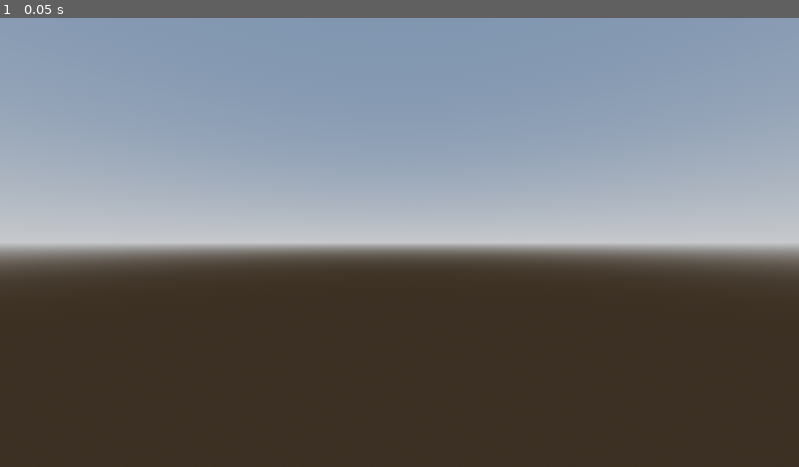
Above: before the commit, frame 1.
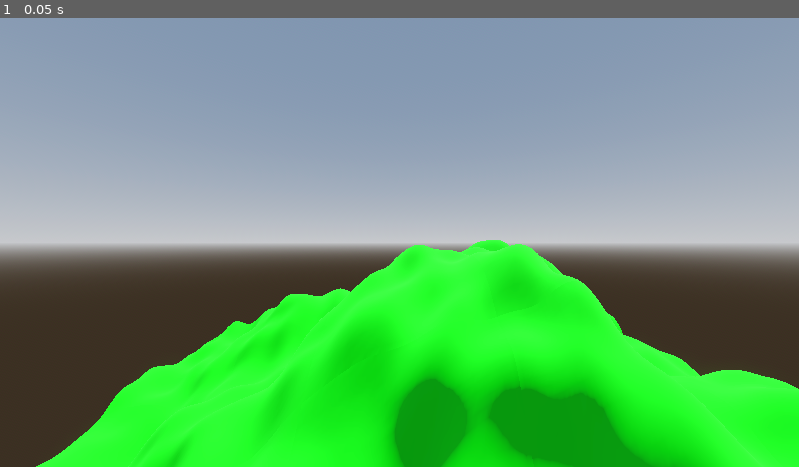
Above: after the commit, the same moment.

Repository: john-prutton/the-harvesting
Game: Godot game, scene res://scenes/world/world.tscn
Two runs of this game, one before a commit and one after it. Both use one fixed random seed, a clock stepped at 60 frames per second and the inputs below.
Inputs:
- Up to frame 1 (0.05 s): no input

The runs differ from the first frame. In frame 1, 30% of the frame differs, in the area x 4-100%, y 49-100%.

Commit message:
feat: implement tiled chunks

Diff:
--- a/scenes/world/assets/map/assets/chunk/chunk.tscn
+++ b/scenes/world/assets/map/assets/chunk/chunk.tscn
@@ -1,11 +1,14 @@
-[gd_scene load_steps=2 format=3 uid="uid://v5fl1im5p4lo"]
+[gd_scene load_steps=3 format=3 uid="uid://v5fl1im5p4lo"]
 
 [ext_resource type="Script" path="res://scenes/world/assets/map/assets/chunk/controller.gd" id="1_drei2"]
 
+[sub_resource type="StandardMaterial3D" id="StandardMaterial3D_v86ep"]
+albedo_color = Color(0.0431373, 0.85098, 0, 1)
+
 [node name="Chunk" type="Node3D"]
-transform = Transform3D(1, 0, 0, 0, 1, 0, 0, 0, 1, 0, 2.22678, 7.11549)
 script = ExtResource("1_drei2")
 
 [node name="MeshInstance3D" type="MeshInstance3D" parent="."]
+material_override = SubResource("StandardMaterial3D_v86ep")
 
 [node name="CollisionShape3D" type="CollisionShape3D" parent="."]
--- a/scenes/world/assets/map/controller.gd
+++ b/scenes/world/assets/map/controller.gd
@@ -1,52 +1,64 @@
 @tool
 extends Node3D
-
-@onready var children: Array[Chunk] = [$Chunk]
 
 const VERTEX_GAP: float = 1.0
 const VERTEX_COUNT: int = 50
 
-const CHUNK_SIZE: int = VERTEX_COUNT * VERTEX_GAP
+const CHUNK_SIZE: int = int(VERTEX_COUNT * VERTEX_GAP)
 const CHUNK_RADIUS: int = CHUNK_SIZE / 2
+const CHUNK_PREFAB := preload("res://scenes/world/assets/map/assets/chunk/chunk.tscn")
+var chunks: Array[Chunk] = []
+@onready var chunk_parent := $Chunks
 
-const NOISE_SCALE: float = 0.5
+const NOISE_SCALE: float = 0.3
 const NOISE_AMPLITUDE: float = 100
-
+const NOISE_OFFSET := 100000 * Vector3(1, 0, 1)
 var noise := FastNoiseLite.new()
 var surface_tool := SurfaceTool.new()
 
+const MAP_SIZE := 250
 
 func _ready():
-	children.all(_generate_chunk)
+	var offset = CHUNK_RADIUS * Vector3(1, 0, 1)
 
-func _generate_chunk(chunk: Chunk):
-	print("Generating mesh at: " + str(chunk.position))
-	var offset_noise := 10000 * Vector3.ONE
-	var array_mesh := _generate_mesh(chunk.global_position)
+	for x in range(-MAP_SIZE/2, MAP_SIZE/2, CHUNK_SIZE):
+		for z in range(-MAP_SIZE/2, MAP_SIZE/2, CHUNK_SIZE):
+			_generate_chunk(Vector3(x, 0, z) + offset)
 
+func _generate_chunk(_position: Vector3):
+	# spawn chunk & add to scene
+	var chunk := CHUNK_PREFAB.instantiate()
+	chunks.append(chunk)
+	chunk_parent.add_child(chunk)
+
+	# move into position
+	chunk.position = _position
+
+	# generate mesh
+	var array_mesh := _generate_mesh(_position)
 	chunk.set_mesh(array_mesh)
 
 func _generate_mesh(center: Vector3) -> ArrayMesh:
 	surface_tool.begin(Mesh.PRIMITIVE_TRIANGLES)
 
-	for z in VERTEX_COUNT:
-		for x in VERTEX_COUNT:
+	for x in range(VERTEX_COUNT+1):
+		for z in range(VERTEX_COUNT+1):
 			# set uv
 			var vertex_uv := Vector2(
-				float(x)/VERTEX_COUNT,
-				float(z)/VERTEX_COUNT
+				float(x)/(VERTEX_COUNT),
+				float(z)/(VERTEX_COUNT)
 			)
 			surface_tool.set_uv(vertex_uv)
 
 			# set vertex point
-			var offset := center - CHUNK_RADIUS * Vector3(1, 0, 1)
-			var vertex_position := VERTEX_GAP * Vector3(x, 0, z) + offset
+			var offset := CHUNK_SIZE * Vector3(0.5, 0, 0.5)
+			var vertex_position := VERTEX_GAP * Vector3(x, 0, z) - offset
 
-			vertex_position.y = _calculate_noise_height(vertex_position)
+			vertex_position.y = _calculate_noise_height(vertex_position+center)
 			surface_tool.add_vertex(vertex_position)
 
 			# if on the top or left edge, exit early
-			if x == VERTEX_COUNT-1 or z == VERTEX_COUNT-1: continue
+			if x == VERTEX_COUNT or z == VERTEX_COUNT: continue
 
 			# A----B
 			# | // |
@@ -54,23 +66,23 @@
 			#
 			# mark triangles
 
-			var z_offset := z * VERTEX_COUNT
+			var z_offset := z * (VERTEX_COUNT+1)
 
 			var a := x + z_offset
 			var b := a + 1
-			var c := a + VERTEX_COUNT
+			var c := a + (VERTEX_COUNT+1)
 			var d := c + 1
 
 			surface_tool.add_index(a)
+			surface_tool.add_index(c)
 			surface_tool.add_index(b)
-			surface_tool.add_index(c)
 
 			surface_tool.add_index(c)
+			surface_tool.add_index(d)
 			surface_tool.add_index(b)
-			surface_tool.add_index(d)
 
 	# process surface
-	surface_tool.generate_tangents()
+	#surface_tool.generate_tangents()
 	surface_tool.generate_normals()
 
 	# generate array mesh
@@ -82,8 +94,8 @@
 	return array_mesh
 
 func _calculate_noise_height(point: Vector3) -> float:
-	var sample_point = NOISE_SCALE * point
+	var sample_point = NOISE_SCALE * point + NOISE_OFFSET
 	var noise_value = noise.get_noise_2d(sample_point.x, sample_point.z)
-	var height_point = NOISE_AMPLITUDE * noise_value
+	var height = NOISE_AMPLITUDE * noise_value
 
-	return height_point
+	return height
--- a/scenes/world/assets/map/map.tscn
+++ b/scenes/world/assets/map/map.tscn
@@ -1,9 +1,15 @@
 [gd_scene load_steps=3 format=3 uid="uid://df0gywy6c6333"]
 
-[ext_resource type="PackedScene" uid="uid://v5fl1im5p4lo" path="res://scenes/world/assets/map/assets/chunk/chunk.tscn" id="1_1ov0y"]
 [ext_resource type="Script" path="res://scenes/world/assets/map/controller.gd" id="1_08xhx"]
+
+[sub_resource type="PlaneMesh" id="PlaneMesh_qwbmn"]
+size = Vector2(50, 50)
 
 [node name="Map" type="Node3D"]
 script = ExtResource("1_08xhx")
 
-[node name="Chunk" parent="." instance=ExtResource("1_1ov0y")]
+[node name="Chunks" type="Node" parent="."]
+
+[node name="MeshInstance3D" type="MeshInstance3D" parent="."]
+visible = false
+mesh = SubResource("PlaneMesh_qwbmn")
